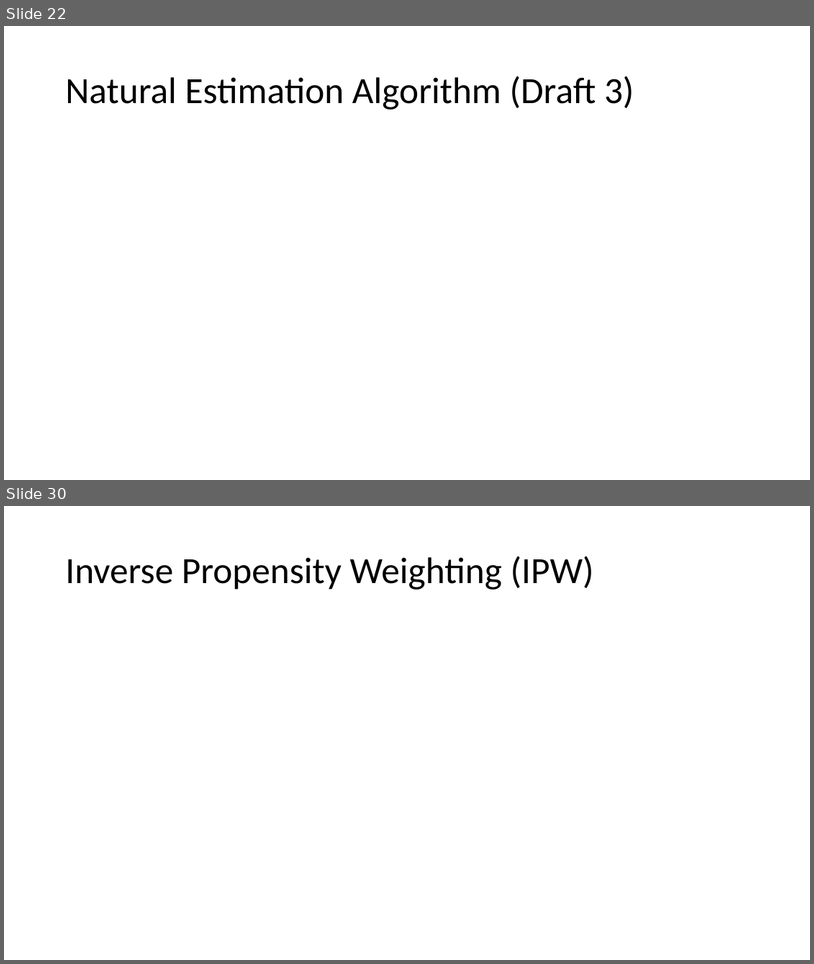
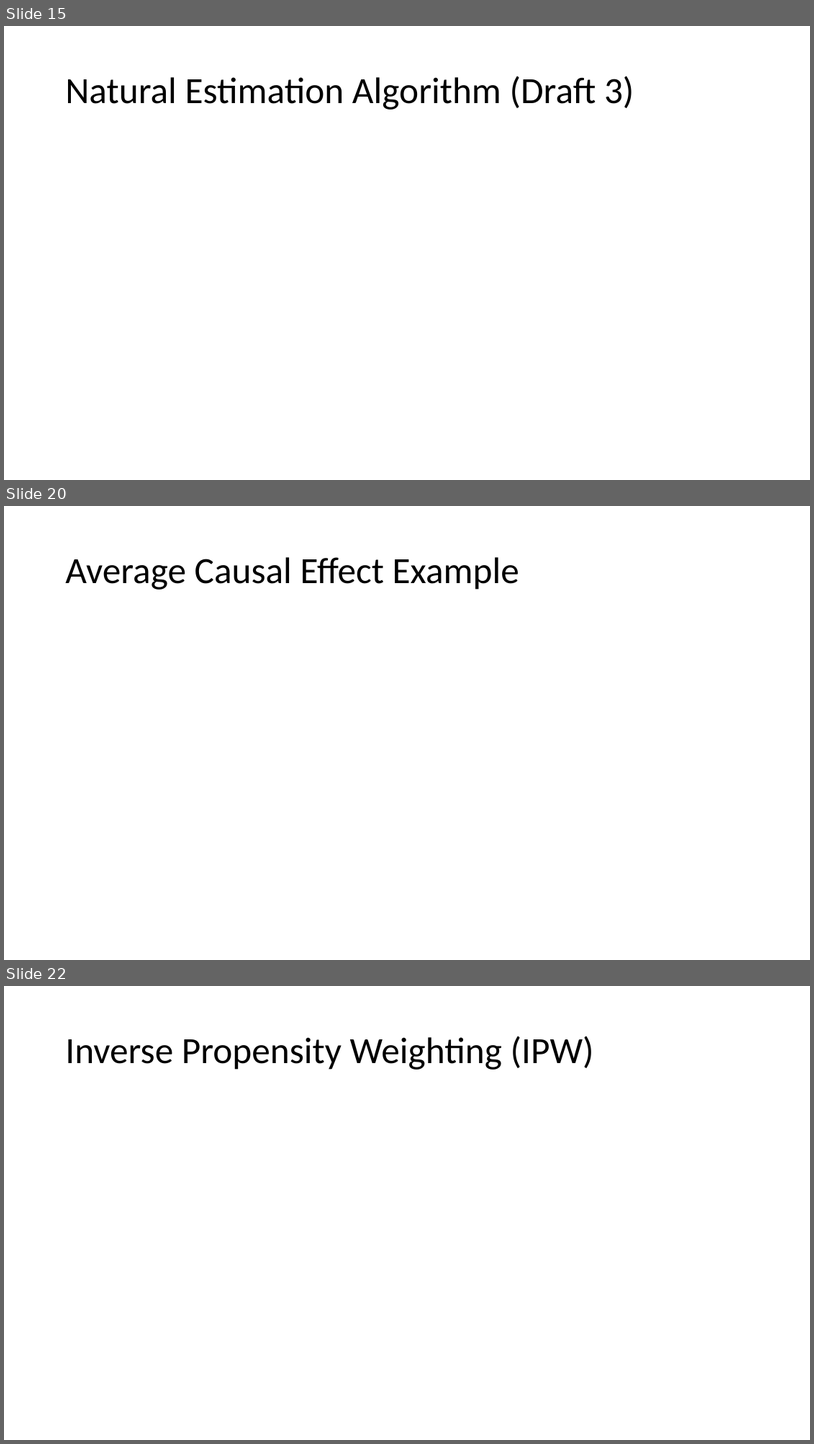
Before and after one commit to stanford-msande228/winter25, a slide deck: assets/presentations/MSANDE228_Lecture13_Inference_with_Modern_NonLinear_Methods.pptx. Shown one above the other, each under a label of ours: slides 22 and 30 before the commit, slides 15, 20 and 22 after it; the slides between them are not shown. The pictures are 814x964 and 814x1444 pixels, drawn with LibreOffice and Linux fonts; fonts in the diff are those of the drawing; grey boxes stand for pictures. Boxes give left, top, right and bottom in pixels: in the first picture for what was removed or moved away, otherwise in the second. Text is boxed around its words. In the diff, an @@ line names an element or a change of style, - is before the commit and + after.

```diff
--- a/assets/presentations/MSANDE228_Lecture13_Inference_with_Modern_NonLinear_Methods.pptx
+++ b/assets/presentations/MSANDE228_Lecture13_Inference_with_Modern_NonLinear_Methods.pptx
@@ slide 20 added at box(4, 506, 810, 960), background #FFFFFF @@
@@ title added at box(65, 557, 520, 590), 44 pt, text #000000 @@
+Average Causal Effect Example
@@ what was slide 22 is now slide 15 @@
@@ what was slide 30 is now slide 22 @@
```
Also in this commit, not shown: 7 slides changed, 2 other slides added, 29 slides removed, 1 other file.
